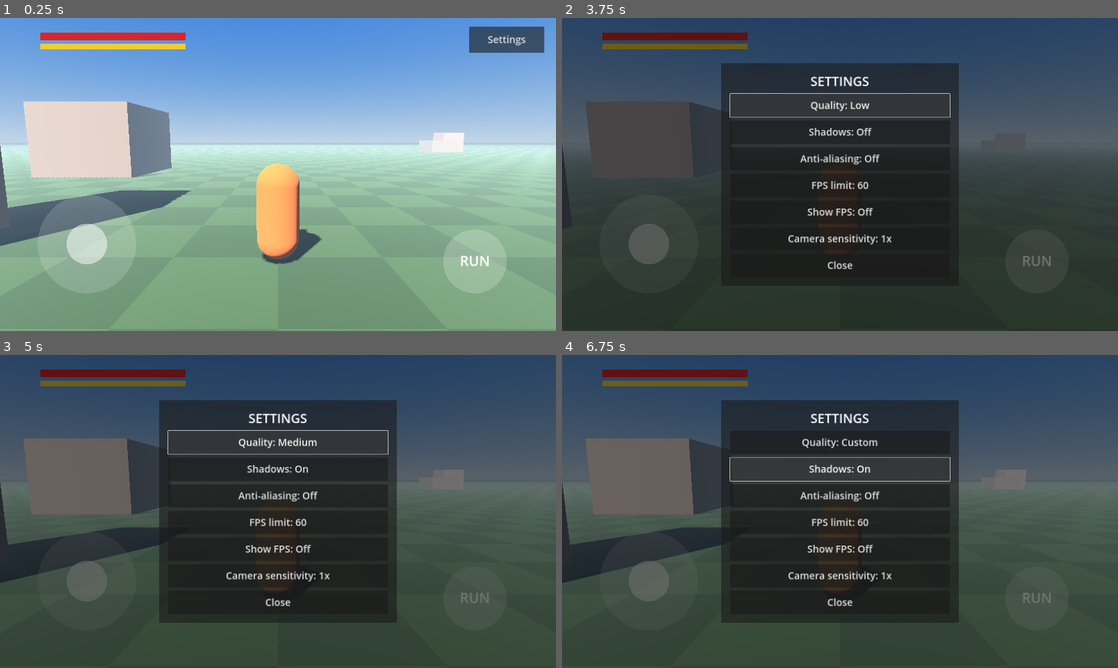
Above: before the commit, frames 1-4 (two rows, left to right).
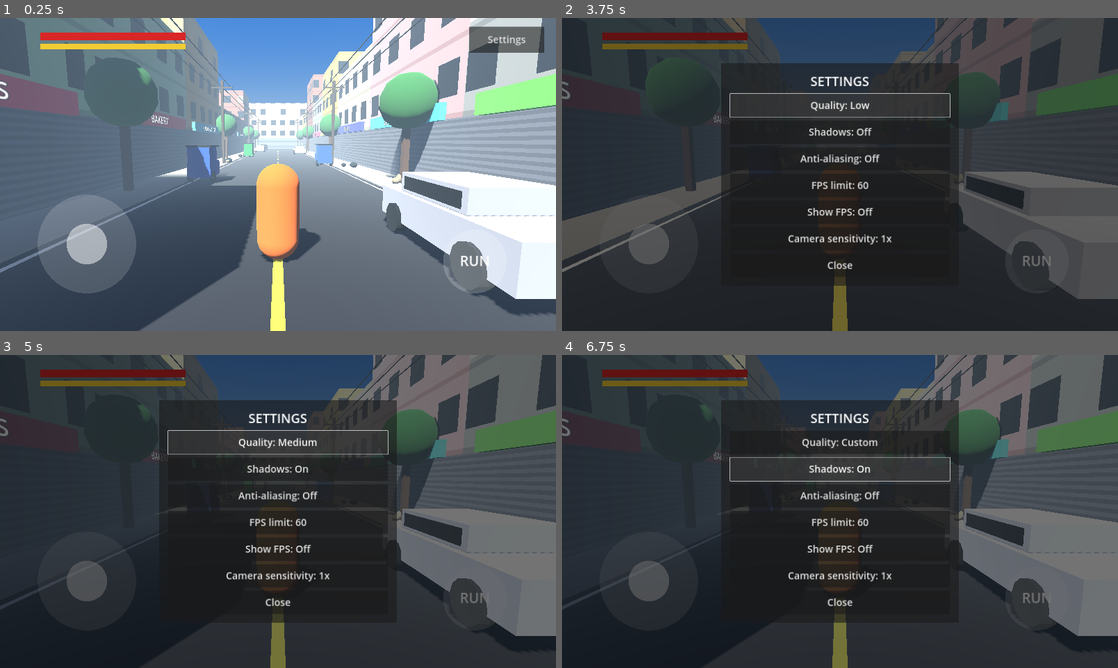
Above: after the commit, the same moments.

Repository: gamhop/shadows-of-pakistan
Game: Godot game, scene res://main.tscn
Same seed, same stepped clock (60 frames per second), same inputs: the game is played once before the commit and once after it.
Inputs (mouse positions are in pixels of both pictures, inside the frame that each line leads up to):
- Up to frame 1 (0.25 s): no input
- Up to frame 2 (3.75 s): tap Enter at 0.5 s; move the mouse to (962, 158) at 0.52 s; click (962, 158) at 0.67 s; click "Settings" at 1.25 s; click "Quality: Medium" at 2 s; click "Quality: High" at 2.75 s; click "Quality: Ultra" at 3.5 s
- Up to frame 3 (5 s): click "Quality: Low" at 4.25 s
- Up to frame 4 (6.75 s): click "Shadows: On" at 5 s; click "Quality: Custom" at 5.75 s; click "Shadows: Off" at 6.5 s

The runs differ from the first frame. In frame 1, 85% of the frame differs, in the area x 0-100%, y 0-100%; in frame 2, 36%; in frame 3, 53%; in frame 4, 53%.

Commit message:
Endless ground, single shadow cascade, Pakistani street

Diff:
--- a/main.gd
+++ b/main.gd
@@ -7,6 +7,7 @@
 const RUN_RADIUS := 110.0
 
 var player: CharacterBody3D
+var ground: StaticBody3D
 var cam_pivot: Node3D
 var ui: Control
 var stick := Vector2.ZERO
@@ -23,6 +24,7 @@
 func _ready() -> void:
     _make_world()
     _make_player()
+    add_child(preload("res://street.gd").new())
     _make_ui()
     add_child(preload("res://settings_menu.gd").new())
 
@@ -61,22 +63,11 @@
     shader.code = "shader_type spatial;\nvarying vec3 wpos;\nvoid vertex() { wpos = (MODEL_MATRIX * vec4(VERTEX, 1.0)). …(187 unchanged characters)…
     var ground_mat := ShaderMaterial.new()
     ground_mat.shader = shader
-    _add_box(Vector3(0, -0.5, 0), Vector3(400, 1, 400), Color.WHITE, ground_mat)
-
-    var rng := RandomNumberGenerator.new()
-    rng.seed = 7
-    for i in 25:
-        var x := rng.randf_range(-60.0, 60.0)
-        var z := rng.randf_range(-60.0, 60.0)
-        if Vector2(x, z).length() < 8.0:
-            continue
-        var h := rng.randf_range(2.0, 9.0)
-        var w := rng.randf_range(3.0, 7.0)
-        var d := rng.randf_range(3.0, 7.0)
-        _add_box(Vector3(x, h / 2.0, z), Vector3(w, h, d), Color(0.5 + rng.randf() * 0.15, 0.42, 0.35))
-
-
-func _add_box(pos: Vector3, size: Vector3, color: Color, mat: Material = null) -> void:
+    ground = _add_box(Vector3(0, -0.5, 0), Vector3(400, 1, 400), Color.WHITE, ground_mat)
+
+
+
+func _add_box(pos: Vector3, size: Vector3, color: Color, mat: Material = null) -> StaticBody3D:
     var body := StaticBody3D.new()
     body.position = pos
     var mesh := MeshInstance3D.new()
@@ -95,6 +86,7 @@
     col.shape = shape
     body.add_child(col)
     add_child(body)
+    return body
 
 
 func _make_player() -> void:
@@ -158,6 +150,8 @@
     else:
         player.velocity.y -= GRAVITY * delta
     player.move_and_slide()
+    ground.position.x = player.position.x
+    ground.position.z = player.position.z
     if moving:
         var target := atan2(-dir.x, -dir.z)
         player.rotation.y = lerp_angle(player.rotation.y, target, 12.0 * delta)
--- a/settings_menu.gd
+++ b/settings_menu.gd
@@ -180,6 +180,7 @@
 func _apply() -> void:
     if sun:
         sun.shadow_enabled = shadows
+        sun.directional_shadow_mode = DirectionalLight3D.SHADOW_ORTHOGONAL
         sun.directional_shadow_max_distance = shadow_dist
     RenderingServer.directional_shadow_atlas_set_size(shadow_size, true)
     var vp := get_viewport()
--- /dev/null
+++ b/street.gd
@@ -0,0 +1,297 @@
+extends Node3D
+
+const BUILD_X := 7.5
+const HALF_LEN := 80.0
+const SHOP_NAMES := ["CHAI HOTEL", "BAKERY", "MOBILE CENTER", "KARYANA STORE", "TAILORS", "PHARMACY", "SWEETS", "BARBER", "GARMENTS", "FRUIT SHOP", "TYRE SHOP", "RESTAURANT"]
+const BUILDING_COLORS := [Color(0.85, 0.8, 0.68), Color(0.6, 0.72, 0.8), Color(0.85, 0.65, 0.65), Color(0.8, 0.65, 0.3), Color(0.6, 0.35, 0.28), Color(0.65, 0.78, 0.6), Color(0.62, 0.62, 0.6), Color(0.88, 0.86, 0.82)]
+const CAR_COLORS := [Color(0.9, 0.9, 0.9), Color(0.65, 0.66, 0.7), Color(0.08, 0.08, 0.1), Color(0.7, 0.12, 0.12), Color(0.15, 0.25, 0.6)]
+const RICKSHAW_COLORS := [Color(0.95, 0.8, 0.1), Color(0.1, 0.5, 0.2), Color(0.15, 0.3, 0.7)]
+const SHADER := """
+shader_type spatial;
+uniform vec3 base_color : source_color = vec3(0.8, 0.75, 0.65);
+uniform float half_h = 6.0;
+varying vec3 lpos;
+varying vec3 lnorm;
+
+float hash(vec2 p) {
+    return fract(sin(dot(p, vec2(12.9898, 78.233))) * 43758.5453);
+}
+
+void vertex() {
+    lpos = VERTEX;
+    lnorm = NORMAL;
+}
+
+void fragment() {
+    vec3 col = base_color;
+    if (abs(lnorm.y) < 0.5) {
+        float h = lpos.x;
+        if (abs(lnorm.x) > 0.5) {
+            h = lpos.z;
+        }
+        float fy = (lpos.y + half_h) / 3.2;
+        float row = floor(fy);
+        float fr = fract(fy);
+        float fx = h / 3.0;
+        float cell = floor(fx);
+        float fc = fract(fx);
+        if (row < 0.5) {
+            float stripe = step(0.5, fract((lpos.y + half_h) * 4.0));
+            col = vec3(0.45, 0.46, 0.5) * (0.8 + 0.2 * stripe);
+        } else {
+            float win = step(0.25, fc) * step(fc, 0.75) * step(0.3, fr) * step(fr, 0.78);
+            float lit = step(0.72, hash(vec2(cell, row)));
+            vec3 glass = mix(vec3(0.07, 0.09, 0.13), vec3(0.85, 0.7, 0.4), lit);
+            col = mix(col, glass, win);
+            col = col * (1.0 - 0.18 * step(fr, 0.07));
+        }
+    }
+    ALBEDO = col;
+    ROUGHNESS = 1.0;
+}
+"""
+
+var rng := RandomNumberGenerator.new()
+var building_shader: Shader
+var black_mat: StandardMaterial3D
+
+
+func _ready() -> void:
+    rng.seed = 11
+    building_shader = Shader.new()
+    building_shader.code = SHADER
+    black_mat = _mat(Color(0.05, 0.05, 0.05))
+    _build_road()
+    _build_buildings(-1)
+    _build_buildings(1)
+    _build_end_walls()
+    _build_poles_and_cables()
+    _build_trees()
+    _build_vehicles()
+    _build_trash()
+
+
+func _mat(color: Color) -> StandardMaterial3D:
+    var m := StandardMaterial3D.new()
+    m.albedo_color = color
+    m.roughness = 1.0
+    return m
+
+
+func _mesh_box(pos: Vector3, size: Vector3, mat: Material, parent: Node3D = null, no_shadow: bool = false) -> MeshInstance3D:
+    var mi := MeshInstance3D.new()
+    var bm := BoxMesh.new()
+    bm.size = size
+    bm.material = mat
+    mi.mesh = bm
+    mi.position = pos
+    if no_shadow:
+        mi.cast_shadow = GeometryInstance3D.SHADOW_CASTING_SETTING_OFF
+    if parent:
+        parent.add_child(mi)
+    else:
+        add_child(mi)
+    return mi
+
+
+func _solid(pos: Vector3, size: Vector3) -> void:
+    var body := StaticBody3D.new()
+    body.position = pos
+    var cs := CollisionShape3D.new()
+    var bs := BoxShape3D.new()
+    bs.size = size
+    cs.shape = bs
+    body.add_child(cs)
+    add_child(body)
+
+
+func _build_road() -> void:
+    _mesh_box(Vector3(0, 0, 0), Vector3(10, 0.06, HALF_LEN * 2), _mat(Color(0.13, 0.13, 0.14)), null, true)
+    for side in [-1, 1]:
+        _mesh_box(Vector3(side * 6.25, 0, 0), Vector3(2.5, 0.16, HALF_LEN * 2), _mat(Color(0.55, 0.54, 0.52)), null, true)
+        _solid(Vector3(side * 6.25, 0, 0), Vector3(2.5, 0.16, HALF_LEN * 2))
+        _mesh_box(Vector3(side * 4.7, 0.032, 0), Vector3(0.12, 0.01, HALF_LEN * 2), _mat(Color(0.9, 0.9, 0.9)), null, true)
+    var sh := Shader.new()
+    sh.code = "shader_type spatial;\nvarying float wz;\nvoid vertex() { wz = (MODEL_MATRIX * vec4(VERTEX, 1.0)).z; }\nvoid fragment() {\n  if (fract(wz / 6.0) > 0.45) { discard; }\n  ALBEDO = vec3(0.95, 0.85, 0.2);\n}\n"
+    var sm := ShaderMaterial.new()
+    sm.shader = sh
+    _mesh_box(Vector3(0, 0.034, 0), Vector3(0.18, 0.01, HALF_LEN * 2), sm, null, true)
+
+
+func _build_buildings(side: int) -> void:
+    var z := -HALF_LEN
+    while z < HALF_LEN - 1.0:
+        var w := rng.randf_range(8.0, 14.0)
+        if z + w > HALF_LEN or HALF_LEN - (z + w) < 5.0:
+            w = HALF_LEN - z
+        var floors := rng.randi_range(2, 5)
+        var h := floors * 3.2 + 0.4
+        var depth := 10.0
+        var cx := side * (BUILD_X + depth / 2.0)
+        var cz := z + w / 2.0
+        var mat := ShaderMaterial.new()
+        mat.shader = building_shader
+        mat.set_shader_parameter("base_color", BUILDING_COLORS[rng.randi() % BUILDING_COLORS.size()])
+        mat.set_shader_parameter("half_h", h / 2.0)
+        _mesh_box(Vector3(cx, h / 2.0, cz), Vector3(depth, h, w), mat)
+        _solid(Vector3(cx, h / 2.0, cz), Vector3(depth, h, w))
+        _add_sign(side, cz, w)
+        z += w
+
+
+func _add_sign(side: int, cz: float, w: float) -> void:
+    var x := side * (BUILD_X - 0.15)
+    var col := Color.from_hsv(rng.randf(), 0.7, 0.9)
+    _mesh_box(Vector3(x, 3.55, cz), Vector3(0.3, 0.8, w * 0.8), _mat(col), null, true)
+    var label := Label3D.new()
+    label.text = SHOP_NAMES[rng.randi() % SHOP_NAMES.size()]
+    label.font_size = 64
+    label.pixel_size = 0.01
+    label.outline_size = 10
+    label.position = Vector3(side * (BUILD_X - 0.32), 3.55, cz)
+    label.rotation_degrees = Vector3(0, -side * 90.0, 0)
+    add_child(label)
+
+
+func _build_end_walls() -> void:
+    for s in [-1, 1]:
+        var mat := ShaderMaterial.new()
+        mat.shader = building_shader
+        mat.set_shader_parameter("base_color", Color(0.75, 0.6, 0.5))
+        mat.set_shader_parameter("half_h", 7.0)
+        var pos := Vector3(0, 7.0, s * (HALF_LEN + 0.5))
+        _mesh_box(pos, Vector3(36, 14, 1), mat)
+        _solid(pos, Vector3(36, 14, 1))
+
+
+func _build_poles_and_cables() -> void:
+    var wood := _mat(Color(0.25, 0.2, 0.15))
+    var cable := _mat(Color(0.05, 0.05, 0.05))
+    for side in [-1, 1]:
+        var x: float = side * 5.4
+        var z := -HALF_LEN + 10.0
+        while z < HALF_LEN:
+            _mesh_box(Vector3(x, 4.0, z), Vector3(0.25, 8.0, 0.25), wood)
+            _mesh_box(Vector3(x, 7.4, z), Vector3(2.0, 0.15, 0.15), wood, null, true)
+            _solid(Vector3(x, 4.0, z), Vector3(0.25, 8.0, 0.25))
+            z += 24.0
+        for off in [-0.8, 0.0, 0.8]:
+            _mesh_box(Vector3(x + off, 7.45, 0), Vector3(0.04, 0.04, HALF_LEN * 2), cable, null, true)
+
+
+func _build_trees() -> void:
+    var trunk := _mat(Color(0.3, 0.2, 0.12))
+    var leaf := _mat(Color(0.15, 0.4, 0.15))
+    for side in [-1, 1]:
+        var z := -HALF_LEN + 6.0
+        while z < HALF_LEN - 6.0:
+            var x: float = side * 6.5
+            var tz := z + rng.randf_range(-3.0, 3.0)
+            _mesh_box(Vector3(x, 1.5, tz), Vector3(0.3, 3.0, 0.3), trunk)
+            _solid(Vector3(x, 1.5, tz), Vector3(0.3, 3.0, 0.3))
+            var crown := MeshInstance3D.new()
+            var sm := SphereMesh.new()
+            sm.radius = 1.4
+            sm.height = 2.8
+            sm.radial_segments = 12
+            sm.rings = 6
+            sm.material = leaf
+            crown.mesh = sm
+            crown.position = Vector3(x, 4.2, tz)
+            add_child(crown)
+            z += rng.randf_range(18.0, 28.0)
+
+
+func _vehicle_body(pos: Vector3, size: Vector3) -> StaticBody3D:
+    var body := StaticBody3D.new()
+    body.position = pos
+    var cs := CollisionShape3D.new()
+    var bs := BoxShape3D.new()
+    bs.size = size
+    cs.shape = bs
+    cs.position.y = size.y / 2.0
+    body.add_child(cs)
+    add_child(body)
+    return body
+
+
+func _wheel(parent: Node3D, pos: Vector3, r: float, wd: float) -> void:
+    var mi := MeshInstance3D.new()
+    var cm := CylinderMesh.new()
+    cm.top_radius = r
+    cm.bottom_radius = r
+    cm.height = wd
+    cm.radial_segments = 12
+    cm.material = black_mat
+    mi.mesh = cm
+    mi.rotation_degrees = Vector3(0, 0, 90)
+    mi.position = pos
+    parent.add_child(mi)
+
+
+func _make_car(pos: Vector3) -> void:
+    var body := _vehicle_body(pos, Vector3(1.9, 1.5, 4.2))
+    var cm := _mat(CAR_COLORS[rng.randi() % CAR_COLORS.size()])
+    _mesh_box(Vector3(0, 0.65, 0), Vector3(1.9, 0.7, 4.2), cm, body)
+    _mesh_box(Vector3(0, 1.15, -0.2), Vector3(1.6, 0.6, 2.3), cm, body)
+    _mesh_box(Vector3(0, 1.22, -0.2), Vector3(1.62, 0.3, 2.0), _mat(Color(0.06, 0.08, 0.1)), body, true)
+    for sx in [-0.9, 0.9]:
+        for sz in [-1.3, 1.3]:
+            _wheel(body, Vector3(sx, 0.35, sz), 0.35, 0.25)
+
+
+func _make_rickshaw(pos: Vector3) -> void:
+    var body := _vehicle_body(pos, Vector3(1.3, 2.0, 2.6))
+    var cm := _mat(RICKSHAW_COLORS[rng.randi() % RICKSHAW_COLORS.size()])
+    _mesh_box(Vector3(0, 0.7, 0.1), Vector3(1.2, 0.8, 2.2), cm, body)
+    _mesh_box(Vector3(0, 1.5, 0.35), Vector3(1.15, 0.8, 1.6), cm, body)
+    _mesh_box(Vector3(0, 1.5, -0.46), Vector3(1.0, 0.5, 0.05), _mat(Color(0.06, 0.08, 0.1)), body, true)
+    _mesh_box(Vector3(0, 1.94, 0.2), Vector3(1.3, 0.08, 1.9), _mat(Color(0.05, 0.05, 0.05)), body)
+    _wheel(body, Vector3(0, 0.3, -1.0), 0.3, 0.2)
+    _wheel(body, Vector3(-0.6, 0.3, 0.7), 0.3, 0.2)
+    _wheel(body, Vector3(0.6, 0.3, 0.7), 0.3, 0.2)
+
+
+func _make_bike(pos: Vector3) -> void:
+    var body := _vehicle_body(pos, Vector3(0.6, 1.1, 1.9))
+    var cm := _mat(Color.from_hsv(rng.randf(), 0.6, 0.6))
+    _mesh_box(Vector3(0, 0.65, 0), Vector3(0.4, 0.45, 1.3), cm, body)
+    _mesh_box(Vector3(0, 0.95, 0.1), Vector3(0.35, 0.12, 0.6), black_mat, body)
+    _wheel(body, Vector3(0, 0.3, -0.7), 0.3, 0.15)
+    _wheel(body, Vector3(0, 0.3, 0.7), 0.3, 0.15)
+
+
+func _build_vehicles() -> void:
+    var z := -HALF_LEN + 12.0
+    while z < HALF_LEN - 12.0:
+        var side := 1 if rng.randf() < 0.5 else -1
+        var kind := rng.randi() % 3
+        match kind:
+            0:
+                _make_car(Vector3(side * 3.8, 0.03, z))
+            1:
+                _make_rickshaw(Vector3(side * 4.1, 0.03, z))
+            2:
+                _make_bike(Vector3(side * 4.4, 0.03, z))
+        z += rng.randf_range(9.0, 18.0)
+
+
+func _build_trash() -> void:
+    var bag := _mat(Color(0.08, 0.1, 0.08))
+    var bag2 := _mat(Color(0.55, 0.5, 0.4))
+    for i in 18:
+        var side := 1 if rng.randf() < 0.5 else -1
+        var x := side * rng.randf_range(5.3, 7.2)
+        var z := rng.randf_range(-HALF_LEN + 4.0, HALF_LEN - 4.0)
+        for j in rng.randi_range(2, 4):
+            var mi := MeshInstance3D.new()
+            var sm := SphereMesh.new()
+            sm.radius = rng.randf_range(0.2, 0.35)
+            sm.height = sm.radius * 1.6
+            sm.radial_segments = 8
+            sm.rings = 4
+            sm.material = bag if rng.randf() < 0.6 else bag2
+            mi.mesh = sm
+            mi.cast_shadow = GeometryInstance3D.SHADOW_CASTING_SETTING_OFF
+            mi.position = Vector3(x + rng.randf_range(-0.5, 0.5), 0.1 + sm.radius * 0.7, z + rng.randf_range(-0.5, 0.5))
+            add_child(mi)
